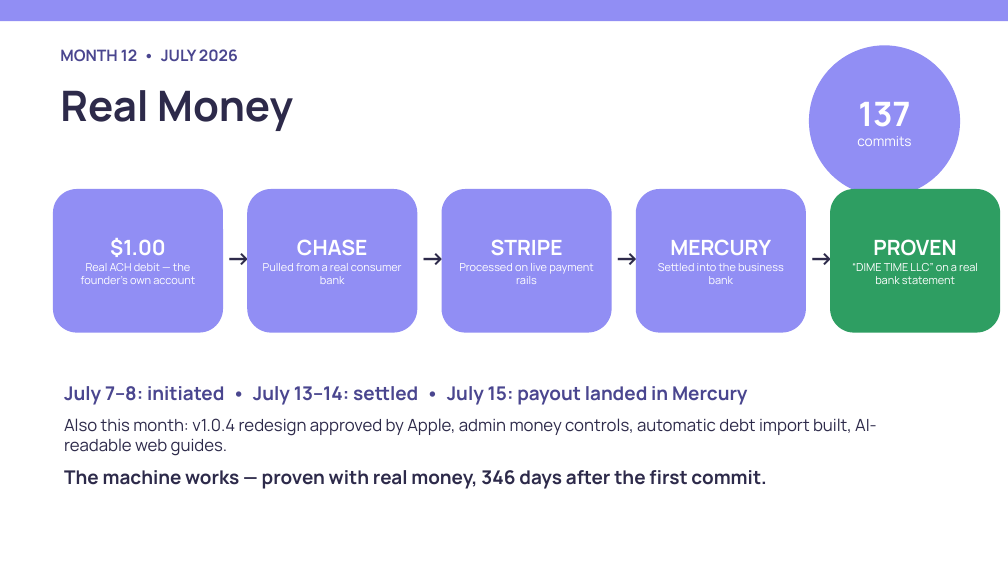
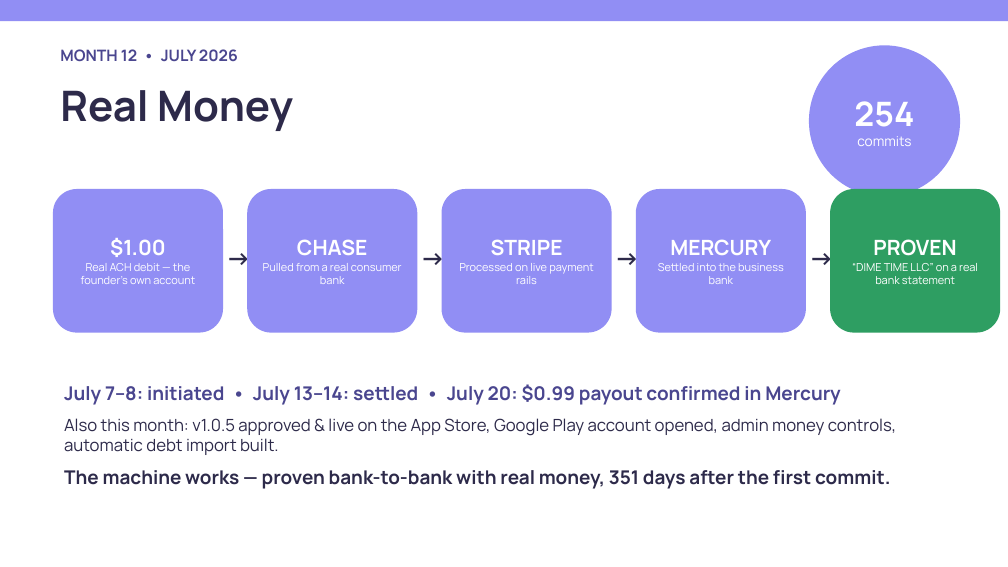
Before and after one commit to Dime-Time/Dime-Time-Technologies, a slide deck: slide 11 of attached_assets/timeline-deck-slides/dime-time-timeline-deck.pptx. Drawn at 1008x567 pixels with LibreOffice and Linux fonts; fonts in the diff are those of the drawing. Boxes give left, top, right and bottom in pixels: in the first picture for what was removed or moved away, otherwise in the second. Text is boxed around its words. In the diff, an @@ line names an element or a change of style, - is before the commit and + after.

```diff
--- a/attached_assets/timeline-deck-slides/dime-time-timeline-deck.pptx
+++ b/attached_assets/timeline-deck-slides/dime-time-timeline-deck.pptx
@@ text in ellipse at (854, 101, 914, 127): text changed @@
-137
+254
@@ text at (64, 384, 897, 489): text changed @@
-July 7–8: initiated • July 13–14: settled • July 15: payout landed in Mercury
-Also this month: v1.0.4 redesign approved by Apple, admin money controls, automatic debt import built, AI-readable web guides.
-The machine works — proven with real money, 346 days after the first commit.
+July 7–8: initiated • July 13–14: settled • July 20: $0.99 payout confirmed in Mercury
+Also this month: v1.0.5 approved & live on the App Store, Google Play account opened, admin money controls, automatic debt import built.
+The machine works — proven bank-to-bank with real money, 351 days after the first commit.
```
Also in this commit, not shown: 4 other slides changed, 11 other files.
